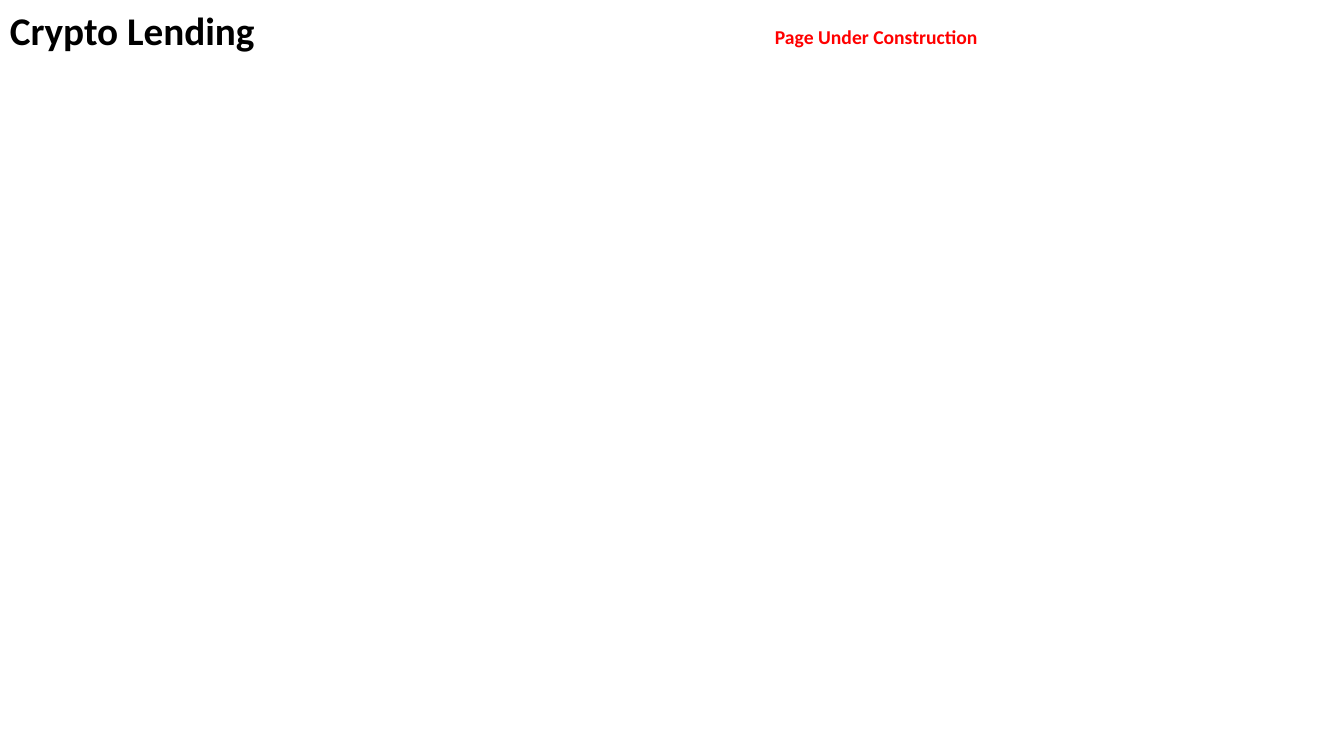
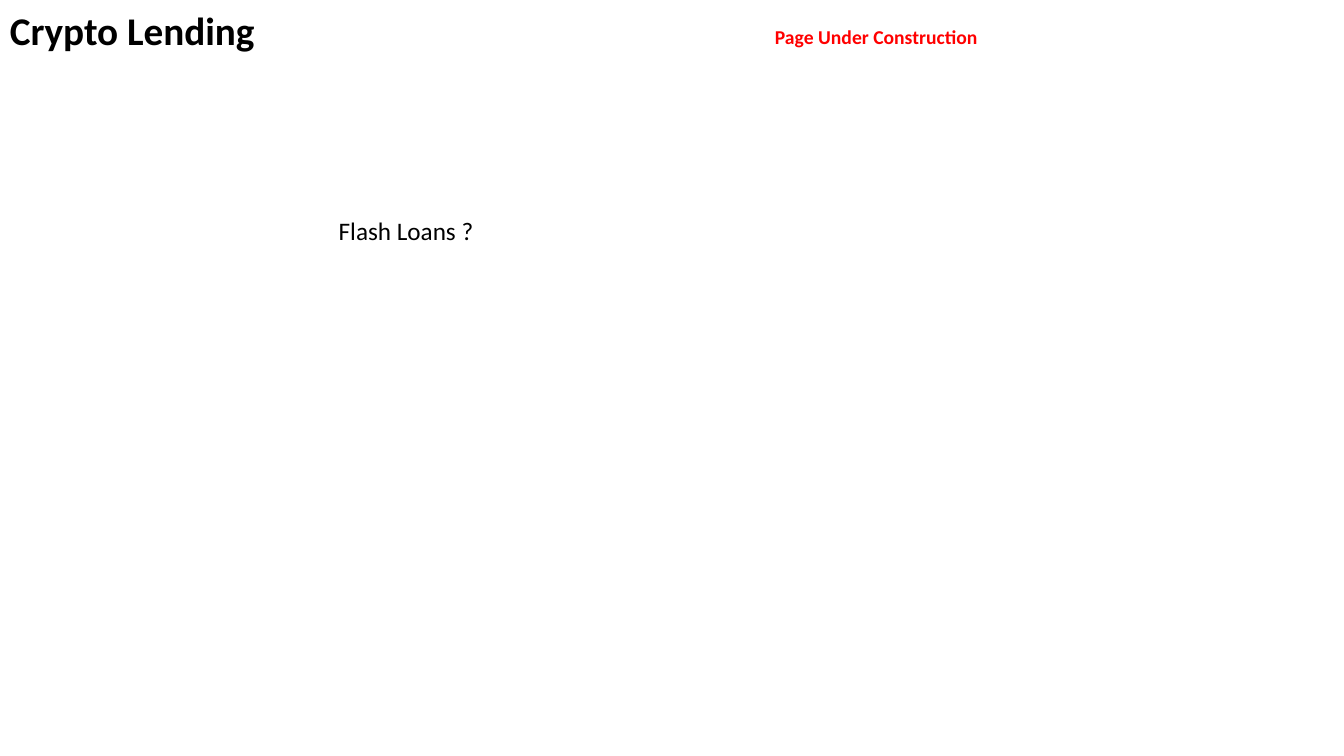
Before and after one commit to lselector/crypto, a slide deck: slide 6 of crypto_09_defi.pptx. Drawn at 1344x756 pixels with LibreOffice and Linux fonts; fonts in the diff are those of the drawing. Boxes give left, top, right and bottom in pixels: in the first picture for what was removed or moved away, otherwise in the second. Text is boxed around its words. In the diff, an @@ line names an element or a change of style, - is before the commit and + after.

```diff
--- a/crypto_09_defi.pptx
+++ b/crypto_09_defi.pptx
@@ text added at (x1=339, y1=222, x2=456, y2=241), 18 pt, text #000000 @@
+Flash Loans ?
```
Also in this commit, not shown: 2 other files.
